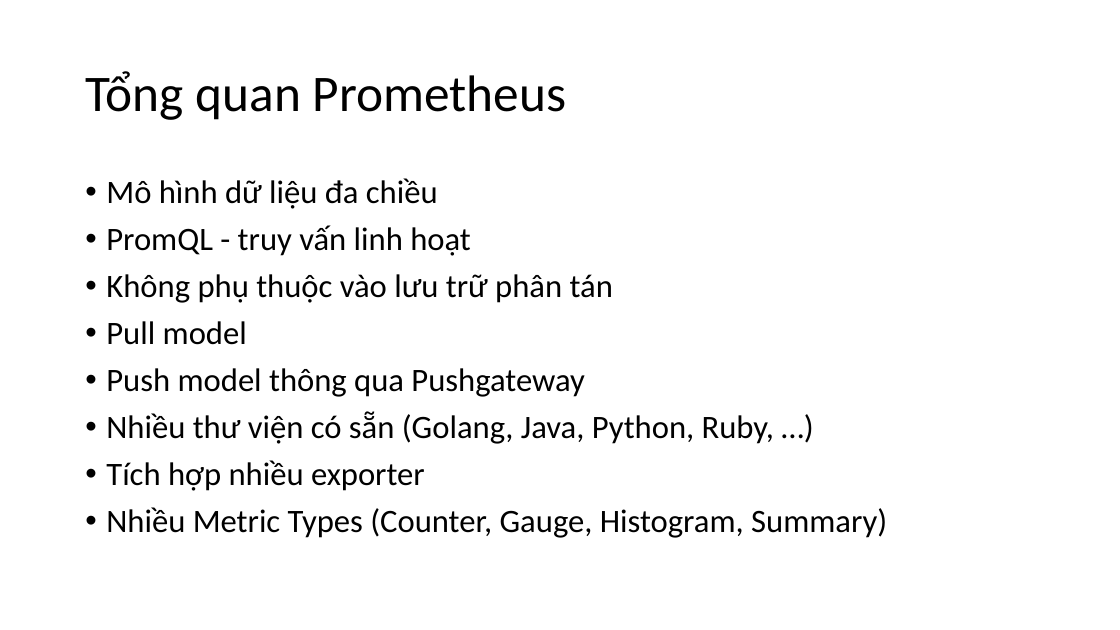
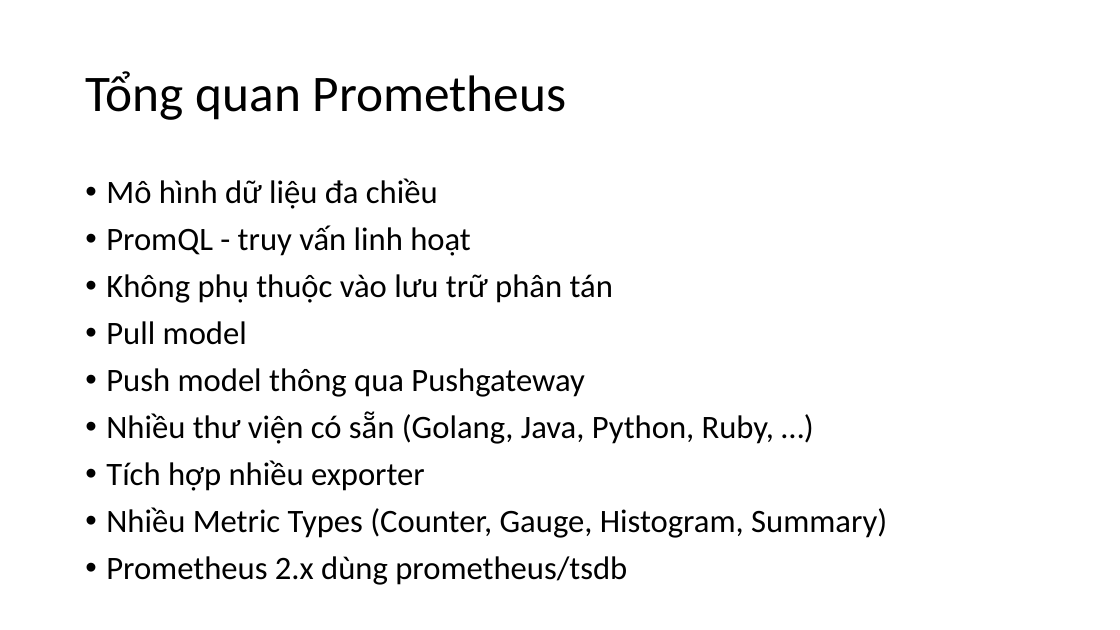
Before and after one commit to vietdien2005/workshop-prometheus, a slide deck: slide 6 of workshop.pptx (slide 4 before the commit). Drawn at 1120x630 pixels with LibreOffice and Linux fonts; fonts in the diff are those of the drawing. Boxes give left, top, right and bottom in pixels: in the first picture for what was removed or moved away, otherwise in the second. Text is boxed around its words. In the diff, an @@ line names an element or a change of style, - is before the commit and + after.

```diff
--- a/workshop.pptx
+++ b/workshop.pptx
@@ text at (106,556,627,585): paragraph added @@
+• Prometheus 2.x dùng prometheus/tsdb
```
Also in this commit, not shown: 3 other slides changed, 8 slides added, 1 slide removed.
